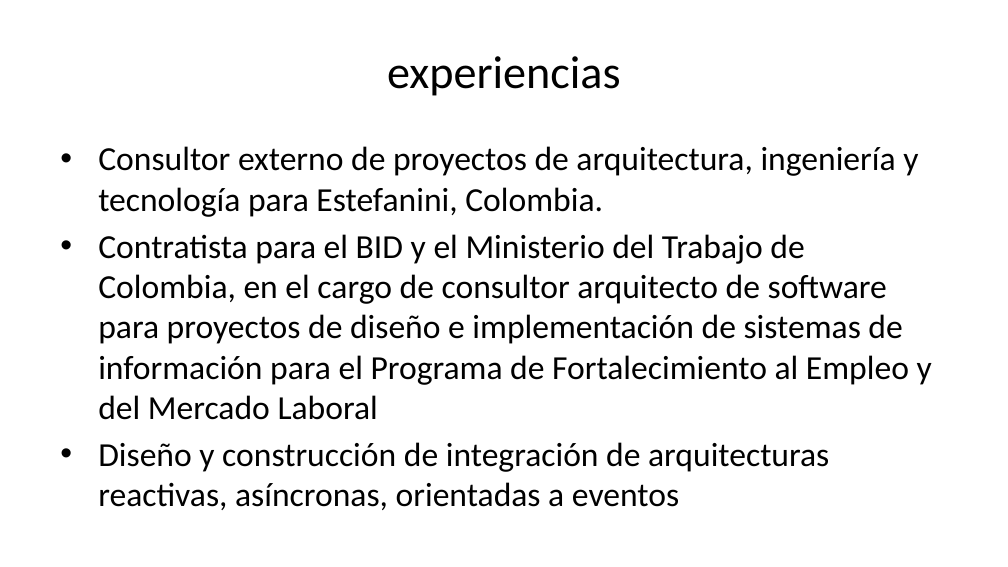
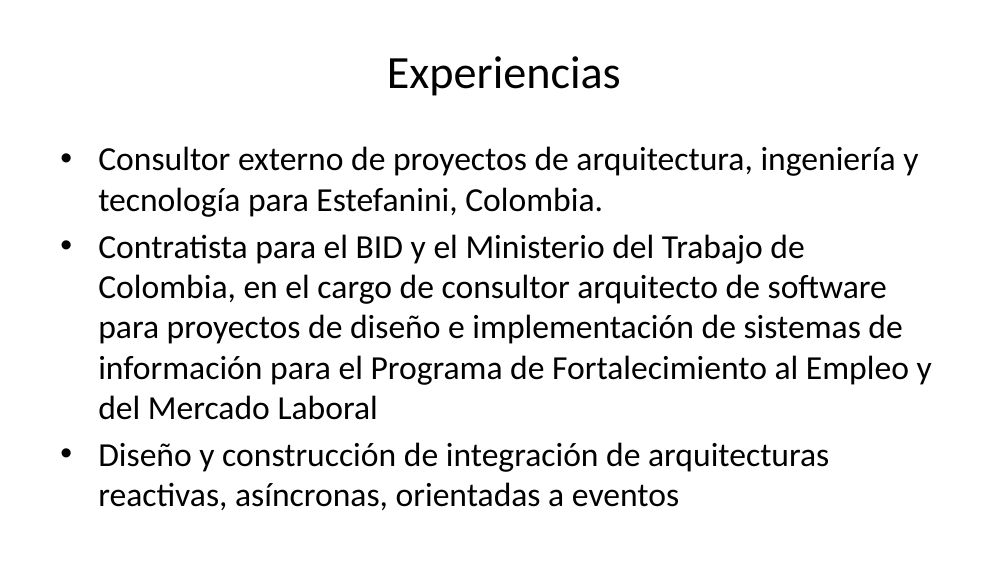
Before and after one commit to hwong23/tex-plantll-hv, a slide deck: slide 6 of output/presentation.pptx (slide 5 before the commit). Drawn at 1008x567 pixels with LibreOffice and Linux fonts; fonts in the diff are those of the drawing. Boxes give left, top, right and bottom in pixels: in the first picture for what was removed or moved away, otherwise in the second. Text is boxed around its words. In the diff, an @@ line names an element or a change of style, - is before the commit and + after.

```diff
--- a/output/presentation.pptx
+++ b/output/presentation.pptx
@@ title at <box>387,56,621,96</box>: text changed @@
-experiencias
+Experiencias
```
Also in this commit, not shown: 6 other slides changed, 1 slide added, 5 other files.
